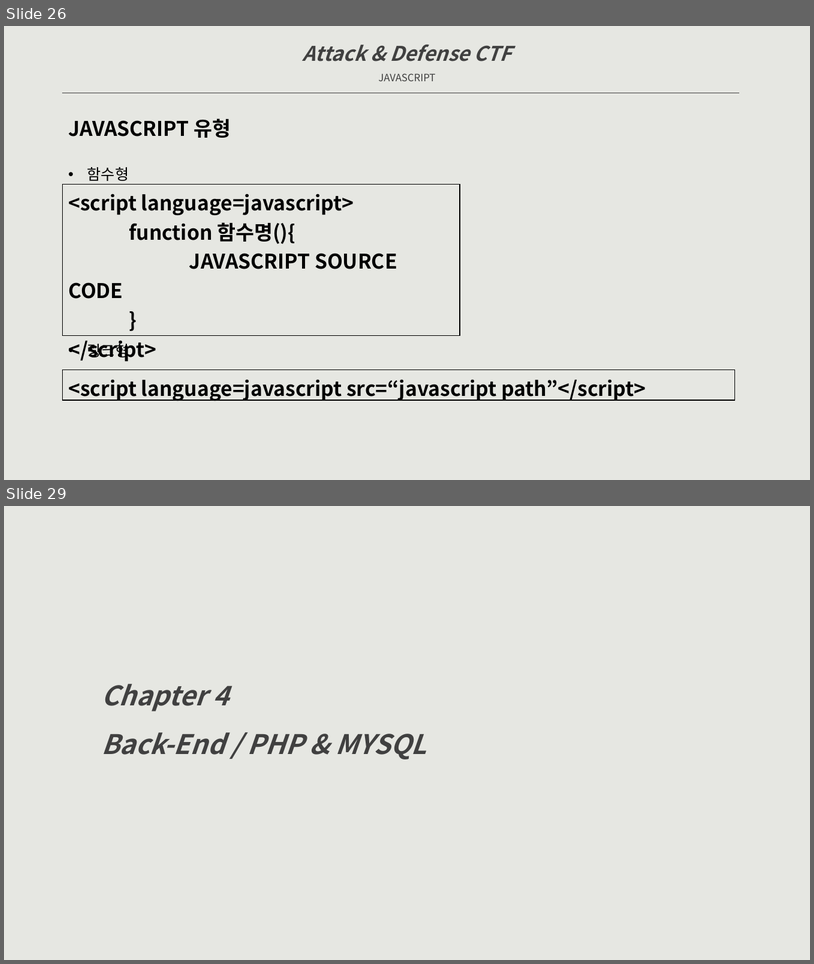
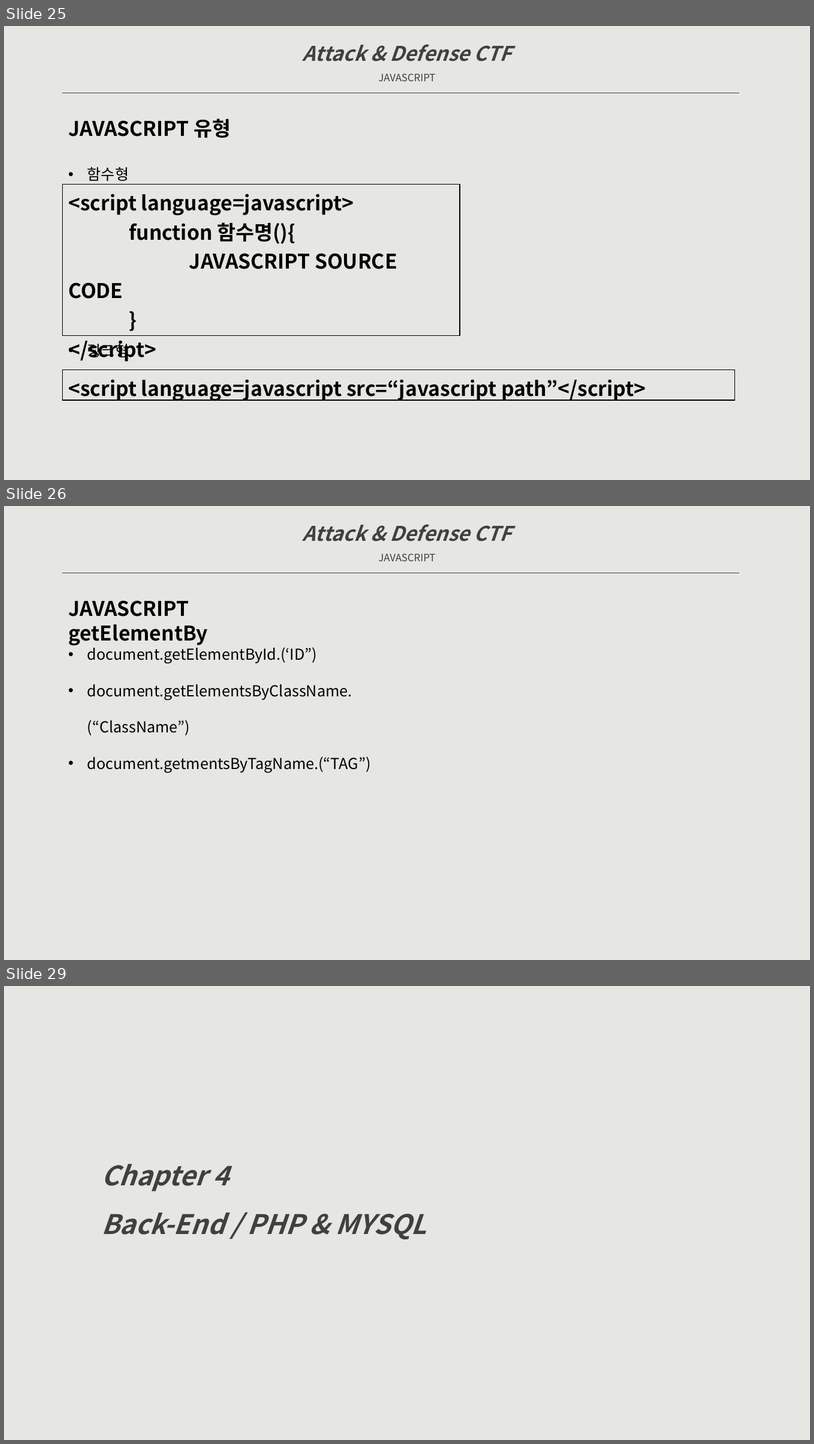
Before and after one commit to raxkson/kisec, a slide deck: Doc/Attack&Defense CTF-dev.pptx. Shown one above the other, each under a label of ours: slides 26 and 29 before the commit, slides 25, 26 and 29 after it; the slides between them are not shown. The pictures are 814x964 and 814x1444 pixels, drawn with LibreOffice and Linux fonts; fonts in the diff are those of the drawing. Boxes give left, top, right and bottom in pixels: in the first picture for what was removed or moved away, otherwise in the second. Text is boxed around its words. In the diff, an @@ line names an element or a change of style, - is before the commit and + after.

```diff
--- a/Doc/Attack&Defense CTF-dev.pptx
+++ b/Doc/Attack&Defense CTF-dev.pptx
@@ slide 26 added at [4, 506, 810, 960], background #E6E7E2 @@
@@ text added at [303, 524, 512, 561], 24 pt, text #404040, bold, italic @@
+Attack & Defense CTF
+JAVASCRIPT
@@ line added from (63, 573) to (740, 573), #404040 0.5 pt @@
@@ text added at [68, 600, 208, 645], 24 pt, text #000000, bold @@
+JAVASCRIPT getElementBy
@@ text added at [87, 644, 371, 772], 18 pt, text #000000 @@
+• document.getElementById.(‘ID”)
+• document.getElementsByClassName.(“ClassName”)
+• document.getmentsByTagName.(“TAG”)
@@ what was slide 26 is now slide 25 @@
```
Also in this commit, not shown: 9 slides changed, 2 other slides added, 1 slide removed, 1 other file.
